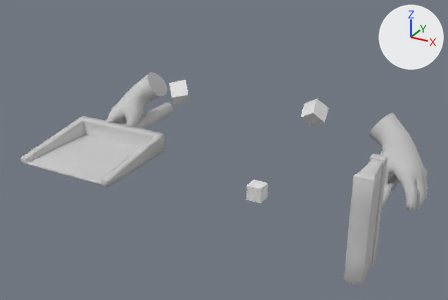
The FBX model assetsource/models/hands/hands_tempIdle.FBX, before and after one commit.
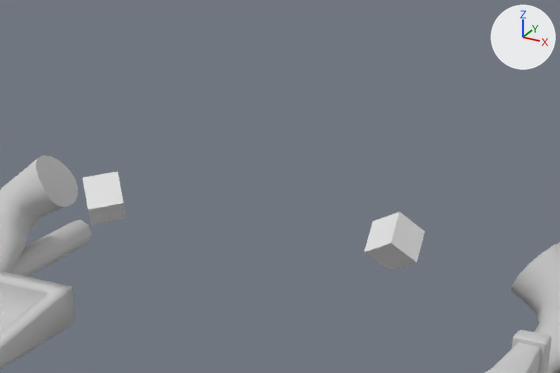
Old and new are each drawn whole from a camera (50 mm lens) standing at (1.52, -3.21, 1.84) and looking at (-0.07, -0.32, 0.4) and again close up on the part from 29% to 87% of the width and 0% to 58% of the height. The axes (+X, +Y, +Z) are drawn at upper right. The lights are the same throughout. Where no turn or scale is listed for an object, it has been applied to the vertices.

In view in the first close-up: 'Box001', 'Cylinder001', 'leftArm', 'maleHandsStrong', 'rightArm'.
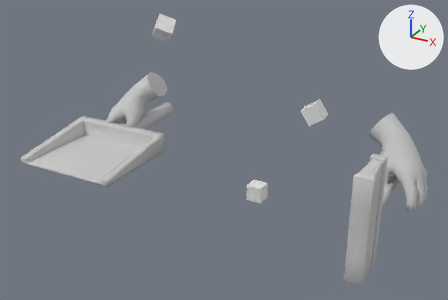
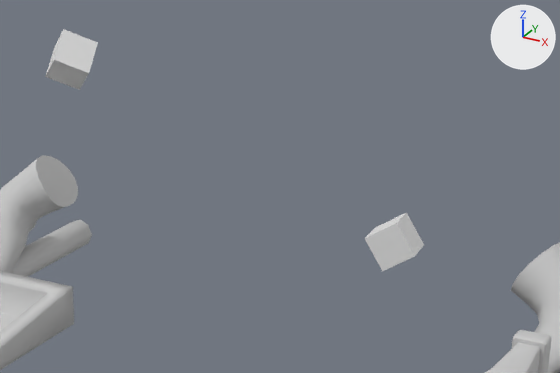
What the commit changed:
Object 'rightArm' (ob_rightarm) moves from (-18.68, -5.766, 24.89) to (-22.43, -5.766, 40.16).
Object 'rightArm' (ob_rightarm) turns from (45, -8.4, 35) to (47, 23, 35) degrees about x, y and z.
Object 'leftArm' (ob_leftarm) turns from (44, -29, -17) to (-1.8, -33, 7.3) degrees about x, y and z.

What differs and where, as boxes (x1, y1, x2, y2) in the close-ups (560 x 373 px):
'rightArm', moved, turned
    before: (83, 171, 126, 225)
    after: (45, 29, 98, 90)
'leftArm', turned
    before: (364, 212, 425, 271)
    after: (365, 212, 424, 271)
